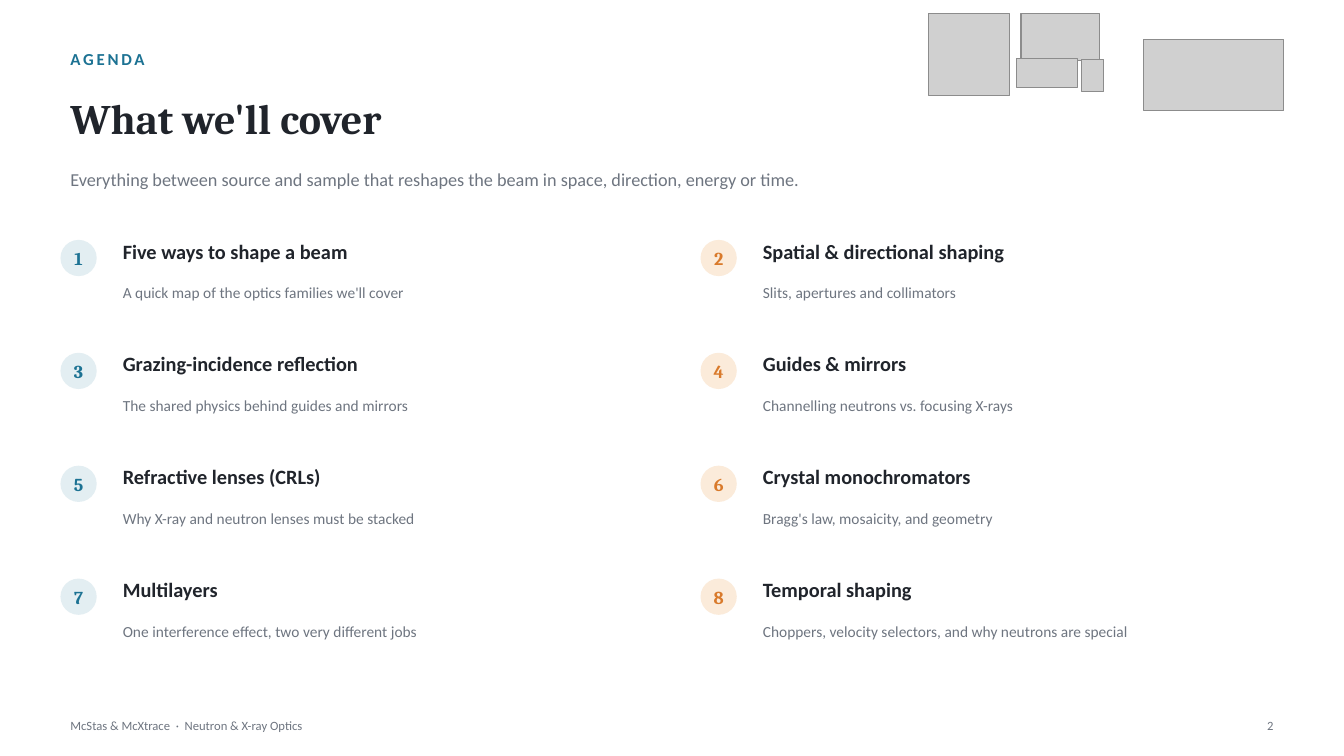
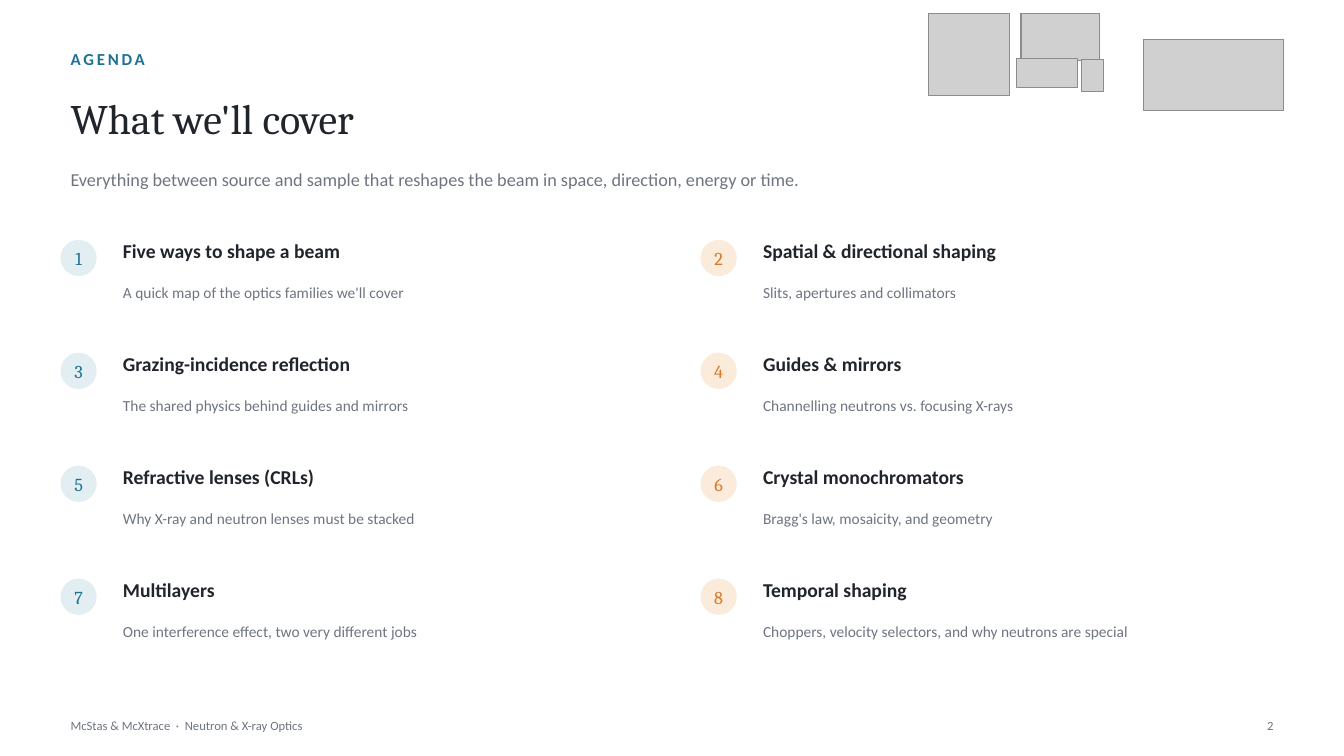
Before and after one commit to mccode-dev/PaNRAID, a slide deck: slide 2 of 22_September_Tuesday/03_morning_sources_detectors/Optics/McStas_McXtrace_Optics.pptx. Drawn at 1344x756 pixels with LibreOffice and Linux fonts; fonts in the diff are those of the drawing; grey boxes stand for pictures. Boxes give left, top, right and bottom in pixels: in the first picture for what was removed or moved away, otherwise in the second. Text is boxed around its words. In the diff, an @@ line names an element or a change of style, - is before the commit and + after.

```diff
--- a/22_September_Tuesday/03_morning_sources_detectors/Optics/McStas_McXtrace_Optics.pptx
+++ b/22_September_Tuesday/03_morning_sources_detectors/Optics/McStas_McXtrace_Optics.pptx
@@ bold off in 4 elements at [71,105,354,135], [75,253,82,265], [74,366,82,378], [74,479,83,491] @@
@@ size 14.5 to 14 pt in 8 elements at [123,244,340,261], [123,357,350,375], [123,469,314,487], [763,244,996,262], [763,357,902,371], [763,470,964,487], [123,583,215,600], [763,583,906,601] @@
```
Also in this commit, not shown: 16 other slides changed, 1 other file.
